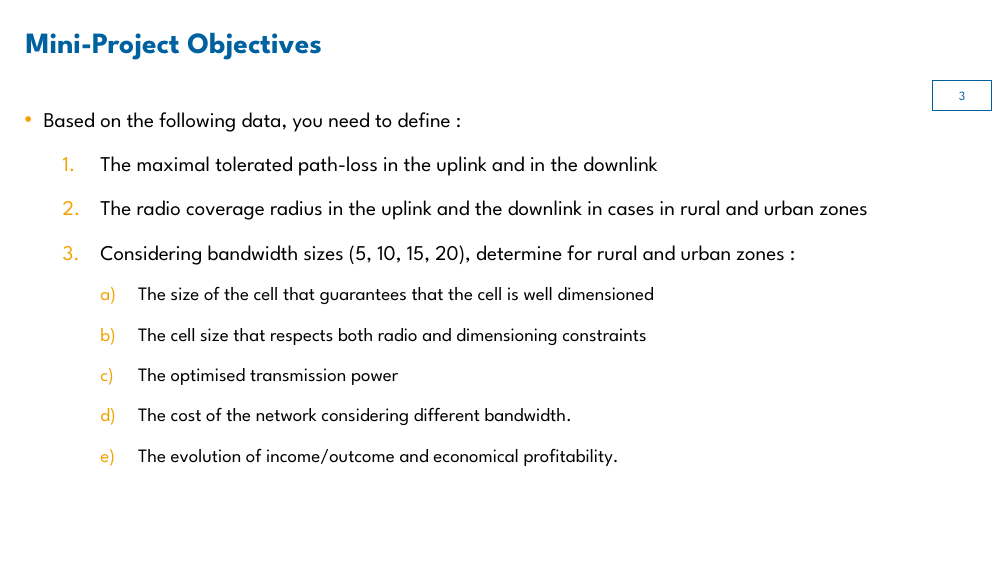
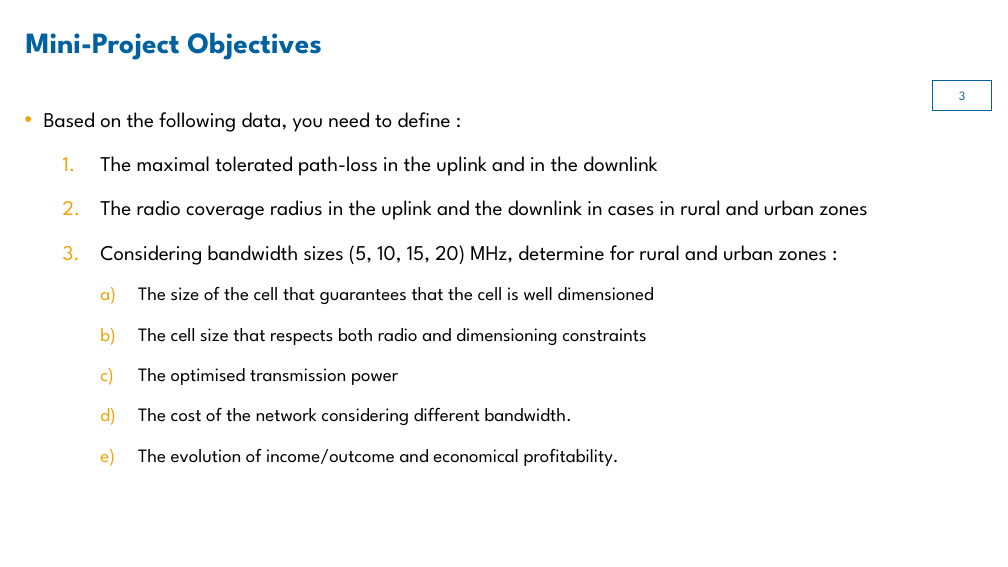
Before and after one commit to heyPetiteF/ISEP, a slide deck: slide 3 of 2402-2406/1-CELLULAIRES ET IoT/Projet/Mini-project.pptx. Drawn at 1008x567 pixels with LibreOffice and Linux fonts; fonts in the diff are those of the drawing; background and template pictures are left out. Boxes give left, top, right and bottom in pixels: in the first picture for what was removed or moved away, otherwise in the second. Text is boxed around its words. In the diff, an @@ line names an element or a change of style, - is before the commit and + after.

```diff
--- a/2402-2406/1-CELLULAIRES ET IoT/Projet/Mini-project.pptx
+++ b/2402-2406/1-CELLULAIRES ET IoT/Projet/Mini-project.pptx
@@ text at [100,245,827,265]: text changed @@
-  3. Considering bandwidth sizes (5, 10, 15, 20), determine for rural and urban zones :
+  3. Considering bandwidth sizes (5, 10, 15, 20) MHz, determine for rural and urban zones :
```
Also in this commit, not shown: 3 other slides changed, 58 other files.
